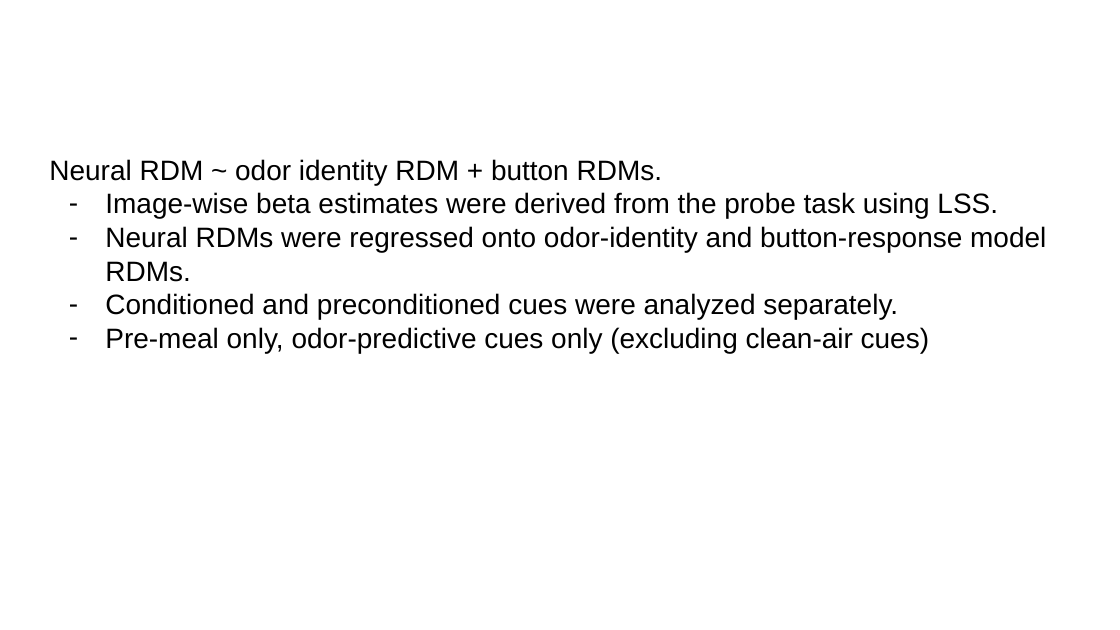
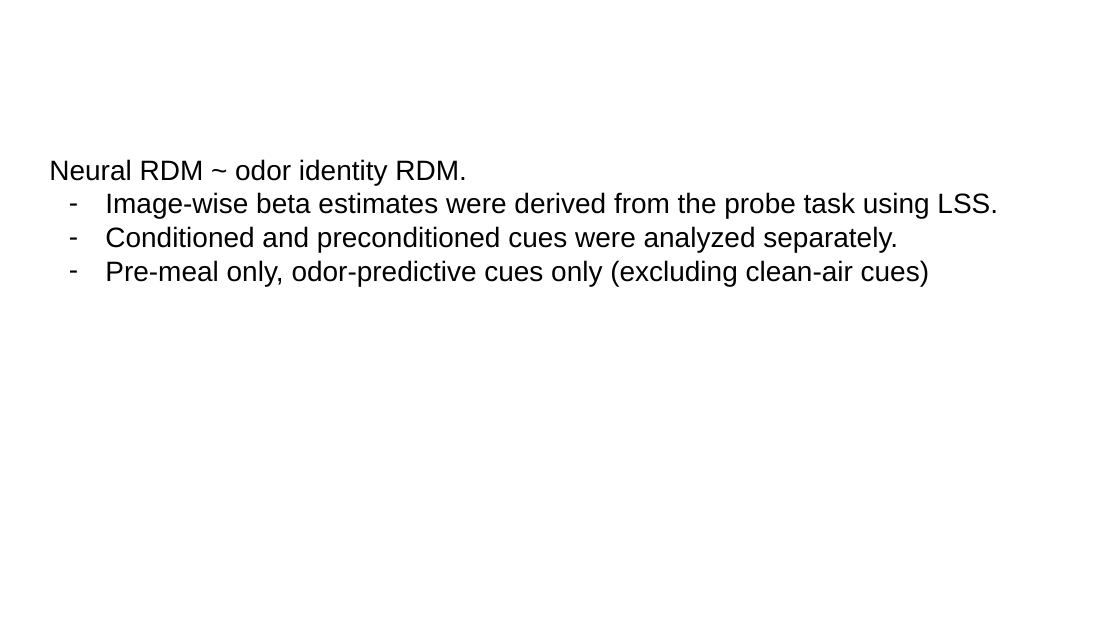
Before and after one commit to QingfangLiu/project-spcd, a slide deck: slide 3 of docs/SPCD fMRI results tag end June.pptx. Drawn at 1120x630 pixels with LibreOffice and Linux fonts; fonts in the diff are those of the drawing. Boxes give left, top, right and bottom in pixels: in the first picture for what was removed or moved away, otherwise in the second. Text is boxed around its words. In the diff, an @@ line names an element or a change of style, - is before the commit and + after.

Commit message:
update slide

```diff
--- a/docs/SPCD fMRI results tag end June.pptx
+++ b/docs/SPCD fMRI results tag end June.pptx
@@ text at [49, 159, 466, 185]: text changed @@
-Neural RDM ~ odor identity RDM + button RDMs.
+Neural RDM ~ odor identity RDM.
@@ text at [105, 226, 1046, 282]: paragraph removed @@
-– Neural RDMs were regressed onto odor-identity and button-response model RDMs.
```
Also in this commit, not shown: 3 other slides changed.
